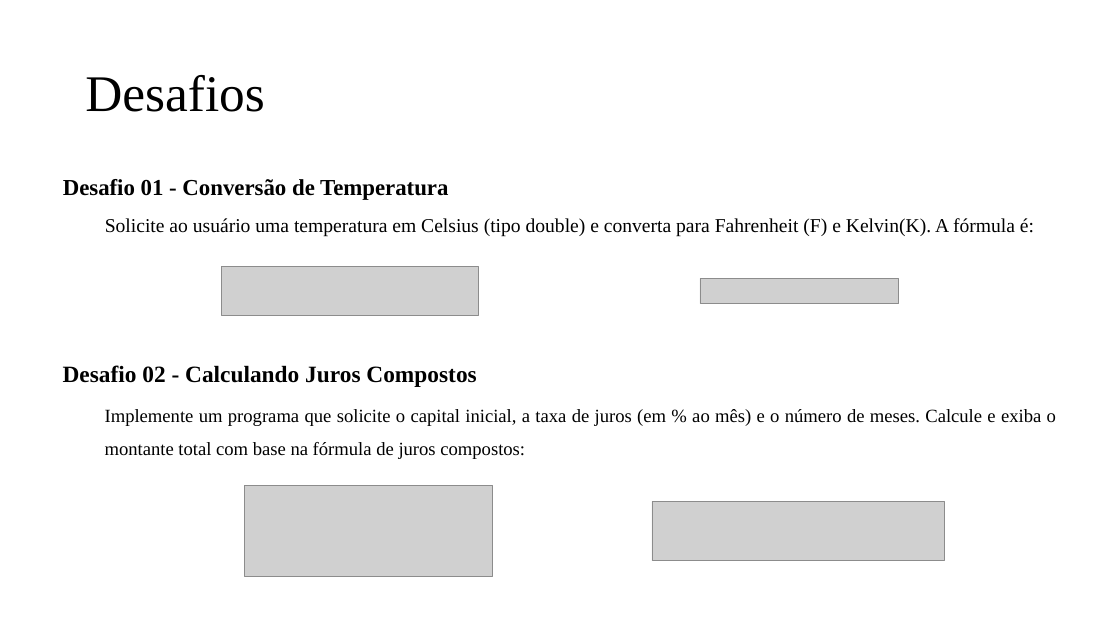
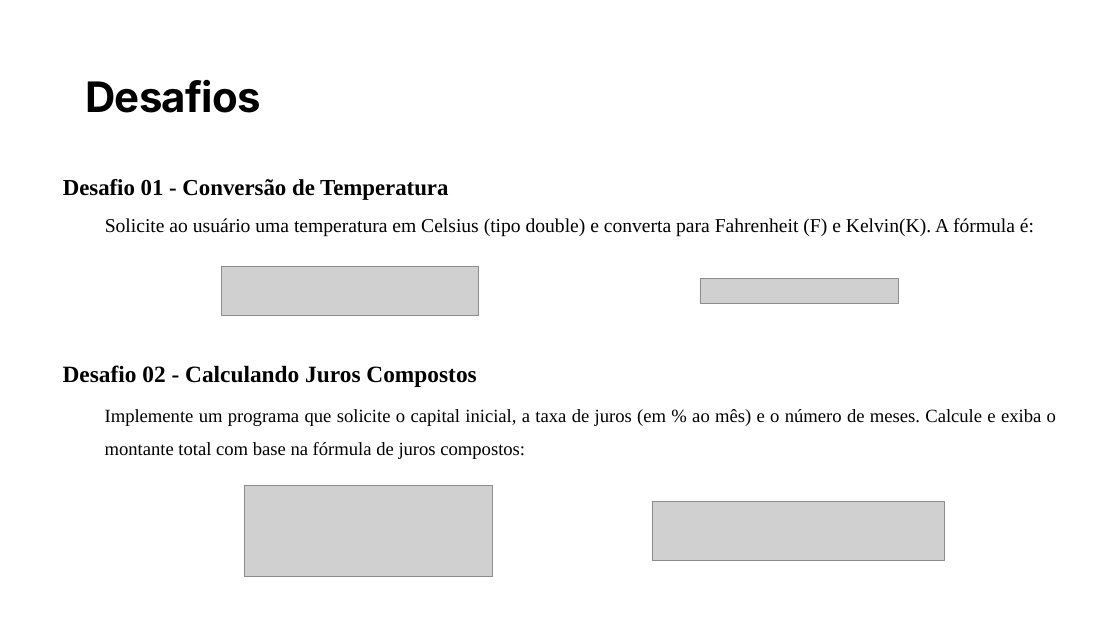
Before and after one commit to PedroMiho/UMC, a slide deck: slide 14 of Software Básico/Aula 02 - Algoritmos/Aula 02 - Variaveis.pptx. Drawn at 1120x630 pixels with LibreOffice and Linux fonts; fonts in the diff are those of the drawing; grey boxes stand for pictures; background and template pictures are left out. Boxes give left, top, right and bottom in pixels: in the first picture for what was removed or moved away, otherwise in the second. Text is boxed around its words. In the diff, an @@ line names an element or a change of style, - is before the commit and + after.

```diff
--- a/Software Básico/Aula 02 - Algoritmos/Aula 02 - Variaveis.pptx
+++ b/Software Básico/Aula 02 - Algoritmos/Aula 02 - Variaveis.pptx
@@ title "Desafios" at box(85, 79, 260, 113): size 44 to 36 pt, font Times New Roman to Inter, letter spacing 0 to -0.7 pt, bold on; line spacing 0.9 to 1.04 @@
```
Also in this commit, not shown: 6 other slides changed.
